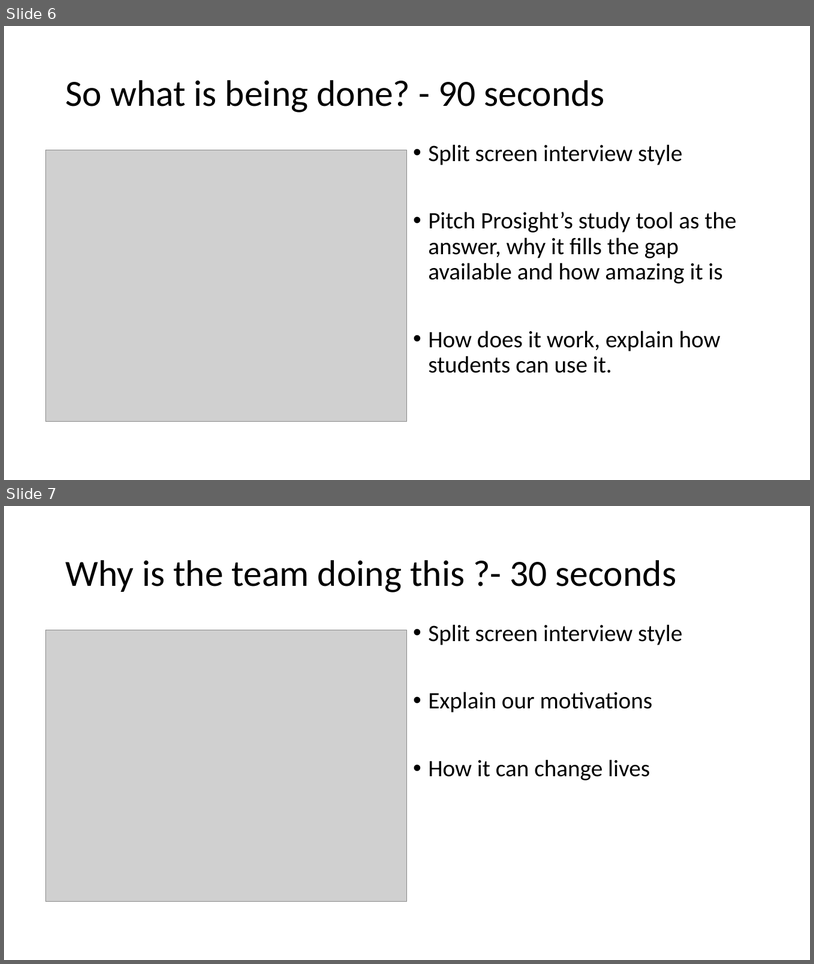
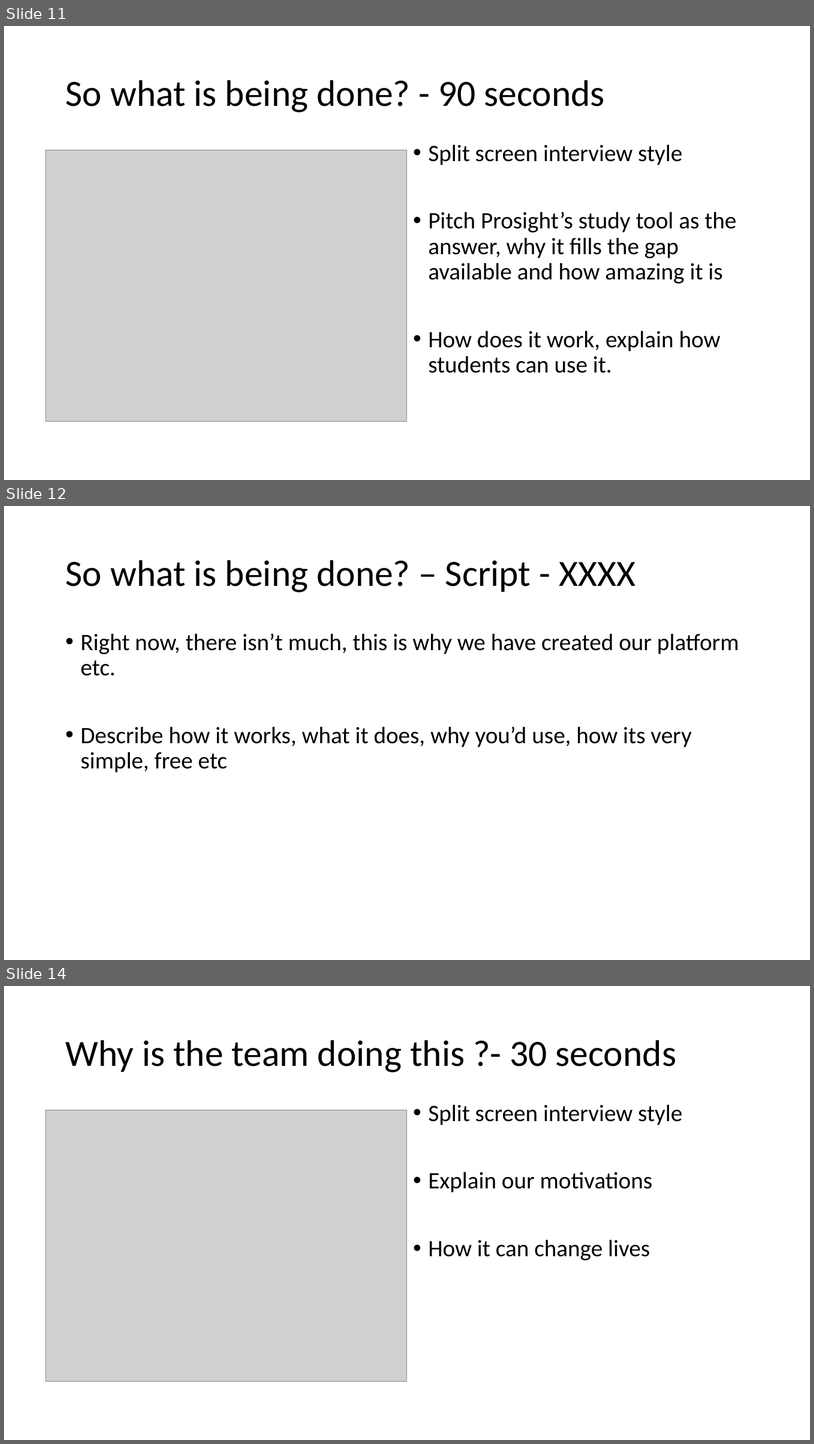
Before and after one commit to Brandon-M-Tech/Project-Assignment-3, a slide deck: storyboard-draft.pptx. Shown one above the other, each under a label of ours: slides 6 and 7 before the commit, slides 11, 12 and 14 after it; the slides between them are not shown. The pictures are 814x964 and 814x1444 pixels, drawn with LibreOffice and Linux fonts; fonts in the diff are those of the drawing; grey boxes stand for pictures. Boxes give left, top, right and bottom in pixels: in the first picture for what was removed or moved away, otherwise in the second. Text is boxed around its words. In the diff, an @@ line names an element or a change of style, - is before the commit and + after.

Commit message:
updated storyboard with draft script

```diff
--- a/storyboard-draft.pptx
+++ b/storyboard-draft.pptx
@@ slide 12 added at (x1=4, y1=506, x2=810, y2=960), background #FFFFFF @@
@@ title added at (x1=65, y1=560, x2=636, y2=592), 44 pt, text #000000 @@
+So what is being done? – Script - XXXX
@@ text added at (x1=81, y1=633, x2=740, y2=772), 28 pt, text #000000 @@
+• Right now, there isn’t much, this is why we have created our platform etc.
+• Describe how it works, what it does, why you’d use, how its very simple, free etc
@@ what was slide 6 is now slide 11 @@
@@ what was slide 7 is now slide 14 @@
```
Also in this commit, not shown: 10 other slides added.
